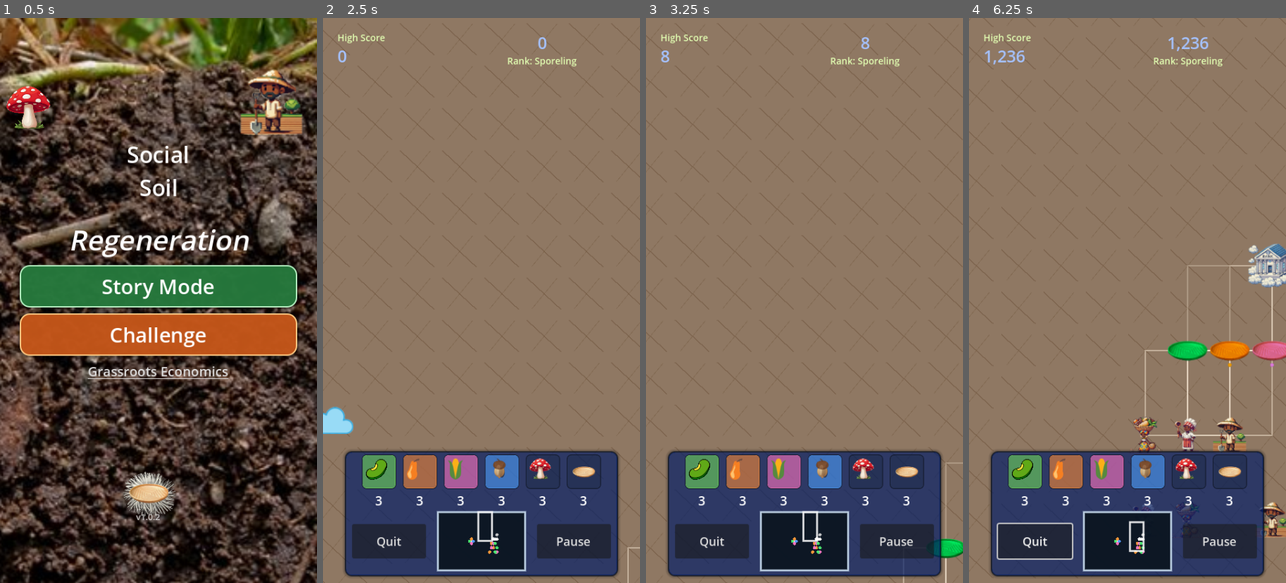
Above: before the commit, frames 1-4 (left to right).
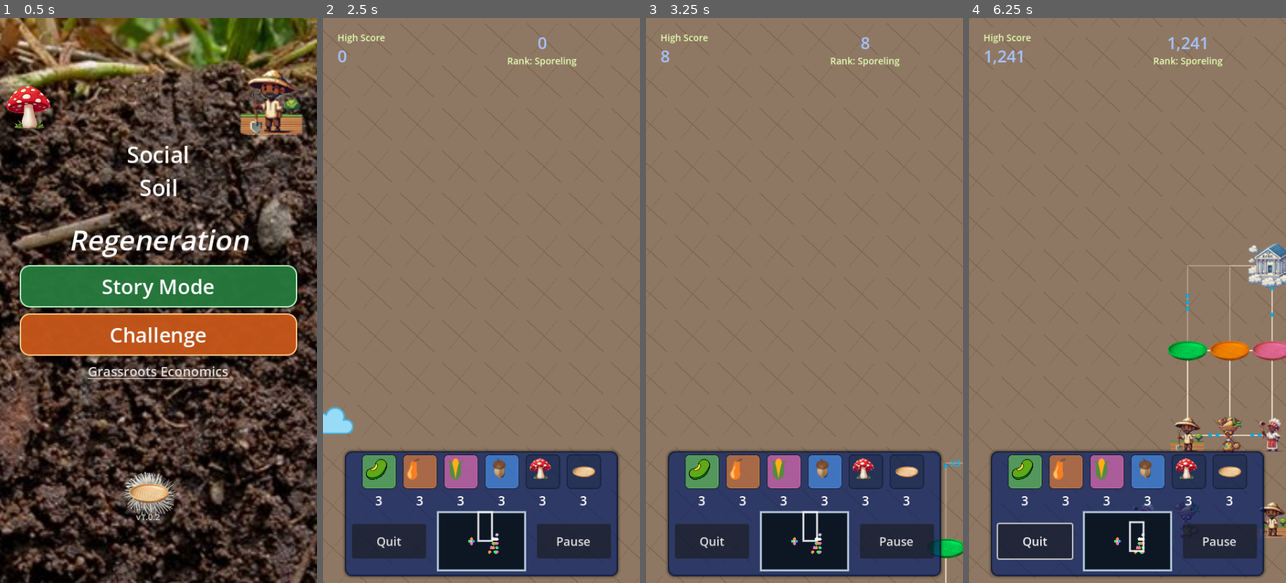
Above: after the commit, the same moments.

Repository: grassrootseconomics/mycofig
Game: Godot game, scene res://scenes/title_screen.tscn
The game is run twice, just before and just after one commit, with the same random seed, the same clock (stepped at 60 frames per second) and the same inputs.
Inputs (mouse positions are in pixels of both pictures, inside the frame that each line leads up to):
- Up to frame 1 (0.5 s): no input
- Up to frame 2 (2.5 s): click "Challenge" at 0.5 s; tap Enter at 1.25 s; drag from (481, 543) to (484, 300) at 1.27 s; drag from (418, 328) to (370, 419) at 2.02 s
- Up to frame 3 (3.25 s): move the mouse to (836, 176) at 2.77 s; hold Right (right) from 2.78 s (still down); tap D (cam_right) at 2.85 s
- Up to frame 4 (6.25 s): release Right (right) at 3.5 s; click "Pause" at 3.5 s; click "Start" at 4.25 s; drag from (1111, 413) to (1032, 215) at 5.02 s; move the mouse to (1222, 385) at 5.77 s; hold Left (left) from 5.78 s (still down); tap R at 5.85 s

Frame 1 is identical in both runs. In frame 2, less than 0.1% of the frame differs, in the area x 52-100%, y 92-100%; in frame 3, less than 0.1%; in frame 4, 1.7%, in the area x 11-99%, y 3-94%.

Commit message:
Refactor villager layout roles in level scene and add bank liquidity seed logic in social agent

Diff:
--- a/scenes/level.gd
+++ b/scenes/level.gd
@@ -869,9 +869,9 @@
 	var village_rect = _get_runtime_village_rect(world)
 	var top_people_row_y = village_rect.position.y + 5
 	return [
-		{"role": "vendor", "tile": Vector2i(village_rect.position.x + 5, top_people_row_y)},
-		{"role": "cook", "tile": Vector2i(village_rect.position.x + 6, top_people_row_y)},
-		{"role": "farmer", "tile": Vector2i(village_rect.position.x + 7, top_people_row_y)}
+		{"role": "farmer", "tile": Vector2i(village_rect.position.x + 6, top_people_row_y)},
+		{"role": "vendor", "tile": Vector2i(village_rect.position.x + 7, top_people_row_y)},
+		{"role": "cook", "tile": Vector2i(village_rect.position.x + 8, top_people_row_y)}
 	]
 
 
--- a/scenes/socialagent.gd
+++ b/scenes/socialagent.gd
@@ -12,6 +12,7 @@
 const CARRY_TEX_SQUASH := preload("res://graphics/squash_32.png")
 const CARRY_TEX_MAIZE := preload("res://graphics/maize_32.png")
 const CARRY_TEX_TREE := preload("res://graphics/acorn_32.png")
+const BANK_LIQUIDITY_SEED_AMOUNT := 1
 
 var is_trading = false
 var is_raining = true
@@ -419,6 +420,62 @@
 	if target.assets.get(requested_res) == null or target.needs.get(requested_res) == null:
 		return false
 	return float(target.assets[requested_res]) - float(target.needs[requested_res]) >= 1.0
+
+
+func _is_bank_liquidity_seed_target(target: Node) -> bool:
+	if str(type) != "bank":
+		return false
+	if not is_instance_valid(target):
+		return false
+	if bool(target.get("dead")):
+		return false
+	if str(target.get("type")) != "myco":
+		return false
+	if not bool(target.get_meta("story_village_actor", false)):
+		return false
+	var story_kind = str(target.get_meta("story_kind", ""))
+	if not story_kind.begins_with("basket_"):
+		return false
+	if target.assets.get("R") == null or target.needs.get("R") == null:
+		return false
+	return float(target.assets["R"]) < float(target.needs["R"])
+
+
+func _try_seed_r_to_colored_basket(debug_mode: bool = false) -> bool:
+	if str(type) != "bank":
+		return false
+	if not logistics_ready or not is_raining:
+		return false
+	if assets.get("R") == null or float(assets["R"]) < float(BANK_LIQUIDITY_SEED_AMOUNT):
+		return false
+	trade_buddies.shuffle()
+	for child in trade_buddies:
+		if not _is_bank_liquidity_seed_target(child):
+			continue
+		var target_r = float(child.assets["R"])
+		var target_r_need = float(child.needs["R"])
+		if target_r_need <= 0.0 or target_r >= target_r_need:
+			continue
+		var path_dict = {
+			"from_agent": self,
+			"to_agent": child,
+			"trade_path": [self, child],
+			"trade_asset": "R",
+			"trade_amount": BANK_LIQUIDITY_SEED_AMOUNT,
+			"trade_type": "send",
+			"return_res": null,
+			"return_amt": null,
+			"bank_liquidity_seed": true
+		}
+		if debug_mode:
+			print("bank liquidity seed: R -> ", child.name)
+		if _emit_trade_with_budget(path_dict):
+			assets["R"] -= BANK_LIQUIDITY_SEED_AMOUNT
+			bars["R"].value = assets["R"]
+			logistics_ready = false
+			is_trading = true
+			return true
+	return false
 
 
 func _try_send_liquidity_swap(offered_res: String, requested_res: String, debug_mode: bool = false) -> bool:
@@ -511,6 +568,9 @@
 	var high_amt_needed = 0
 
 	var debug_mode = false
+
+	if str(type) == "bank" and _try_seed_r_to_colored_basket(debug_mode):
+		return
 
 	if _should_use_villager_r_liquidity_cycle():
 		_run_villager_r_liquidity_cycle(debug_mode)
